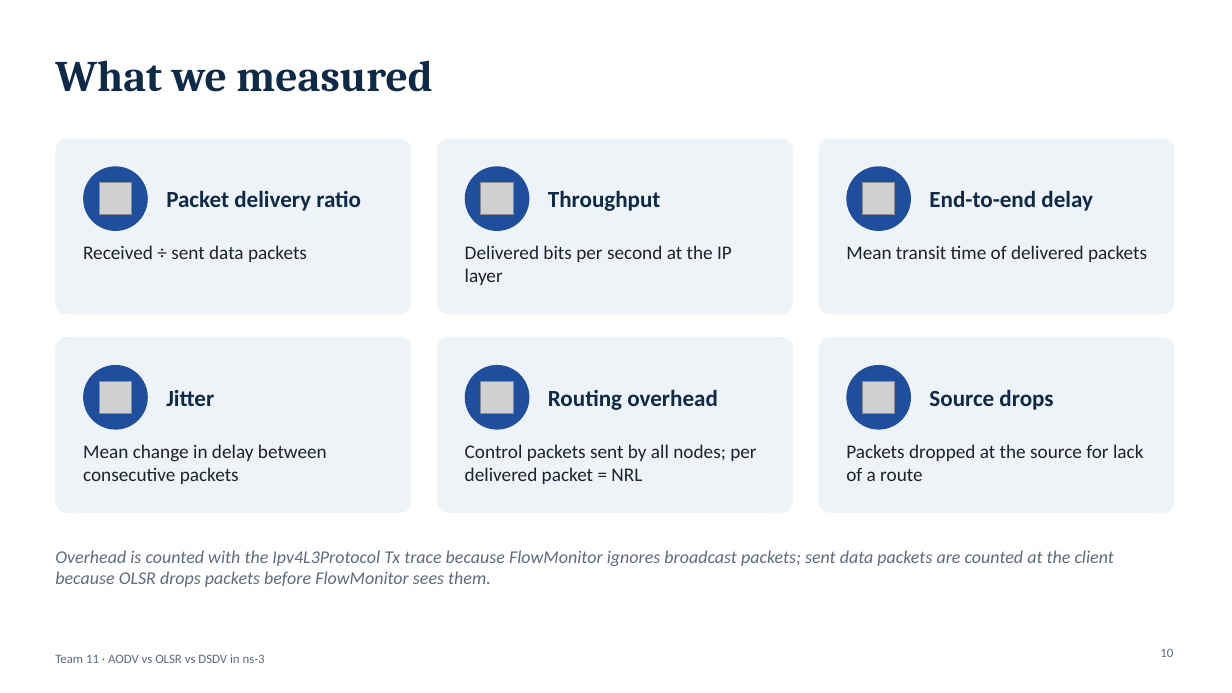
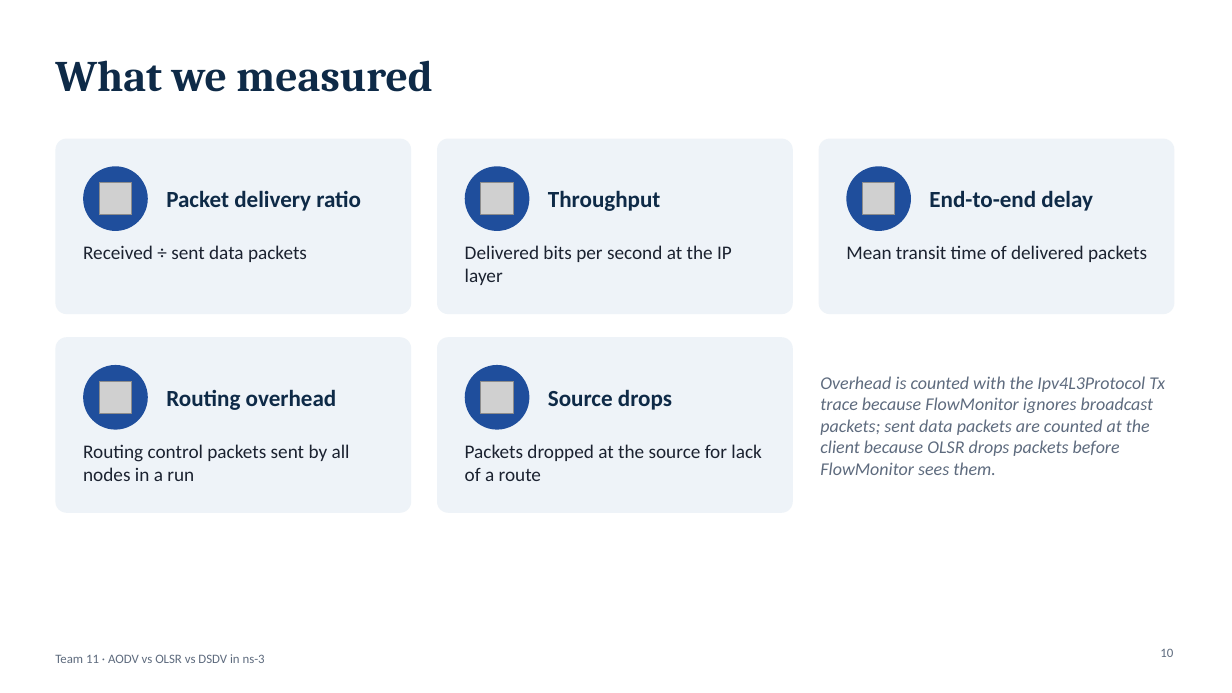
Before and after one commit to vijethmd/manet-routing-comparison, a slide deck: slide 10 of submissions/AODV_OLSR_DSDV_MANET_Team11.pptx. Drawn at 1232x693 pixels with LibreOffice and Linux fonts; fonts in the diff are those of the drawing; grey boxes stand for pictures. Boxes give left, top, right and bottom in pixels: in the first picture for what was removed or moved away, otherwise in the second. Text is boxed around its words. In the diff, an @@ line names an element or a change of style, - is before the commit and + after.

```diff
--- a/submissions/AODV_OLSR_DSDV_MANET_Team11.pptx
+++ b/submissions/AODV_OLSR_DSDV_MANET_Team11.pptx
@@ rounded rectangle removed at [819, 337, 1175, 513] @@
@@ text "Overhead is counted with the ...": place and size @@
-text "Overhead is counted with the ..." at [55, 550, 1114, 587]
+text "Overhead is counted with the ..." at [820, 376, 1165, 475]
@@ text "Overhead is counted with the ..." at [820, 376, 1165, 475]: vertical alignment top to middle @@
@@ text at [166, 389, 337, 410]: text changed @@
-Jitter
+Routing overhead
@@ text at [548, 389, 672, 410]: text changed @@
-Routing overhead
+Source drops
@@ ellipse removed at [847, 365, 911, 430] @@
@@ picture removed at [863, 381, 896, 413] @@
@@ text removed at [929, 389, 1053, 410] @@
-Source drops
@@ text at [83, 444, 350, 481]: text changed @@
-Mean change in delay between consecutive packets
+Routing control packets sent by all nodes in a run
@@ text at [465, 444, 761, 481]: text changed @@
-Control packets sent by all nodes; per delivered packet = NRL
+Packets dropped at the source for lack of a route
@@ text removed at [846, 444, 1143, 481] @@
-Packets dropped at the source for lack of a route
```
Also in this commit, not shown: 6 other slides changed, 2 slides removed, 2 other files.
